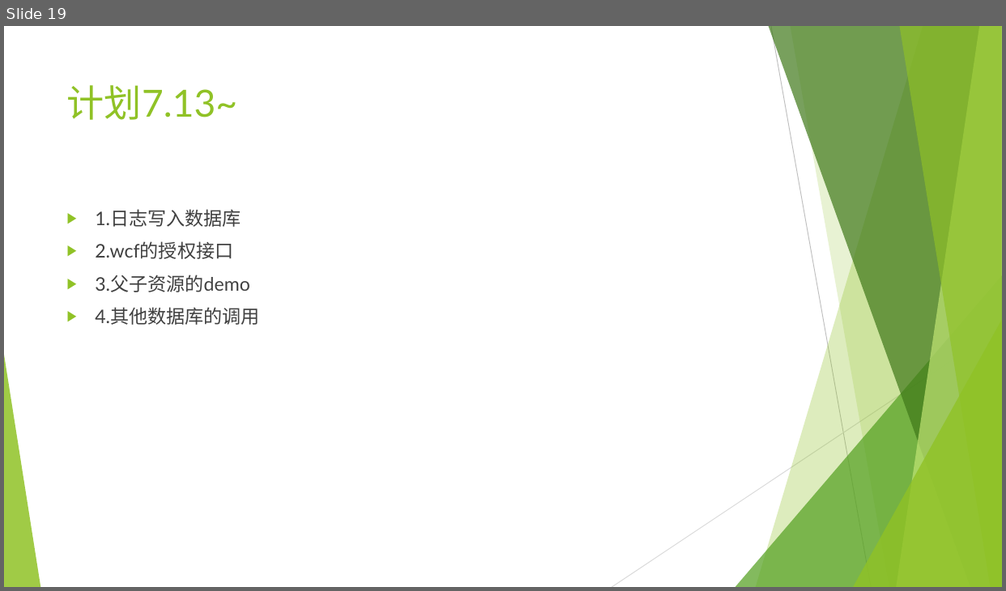
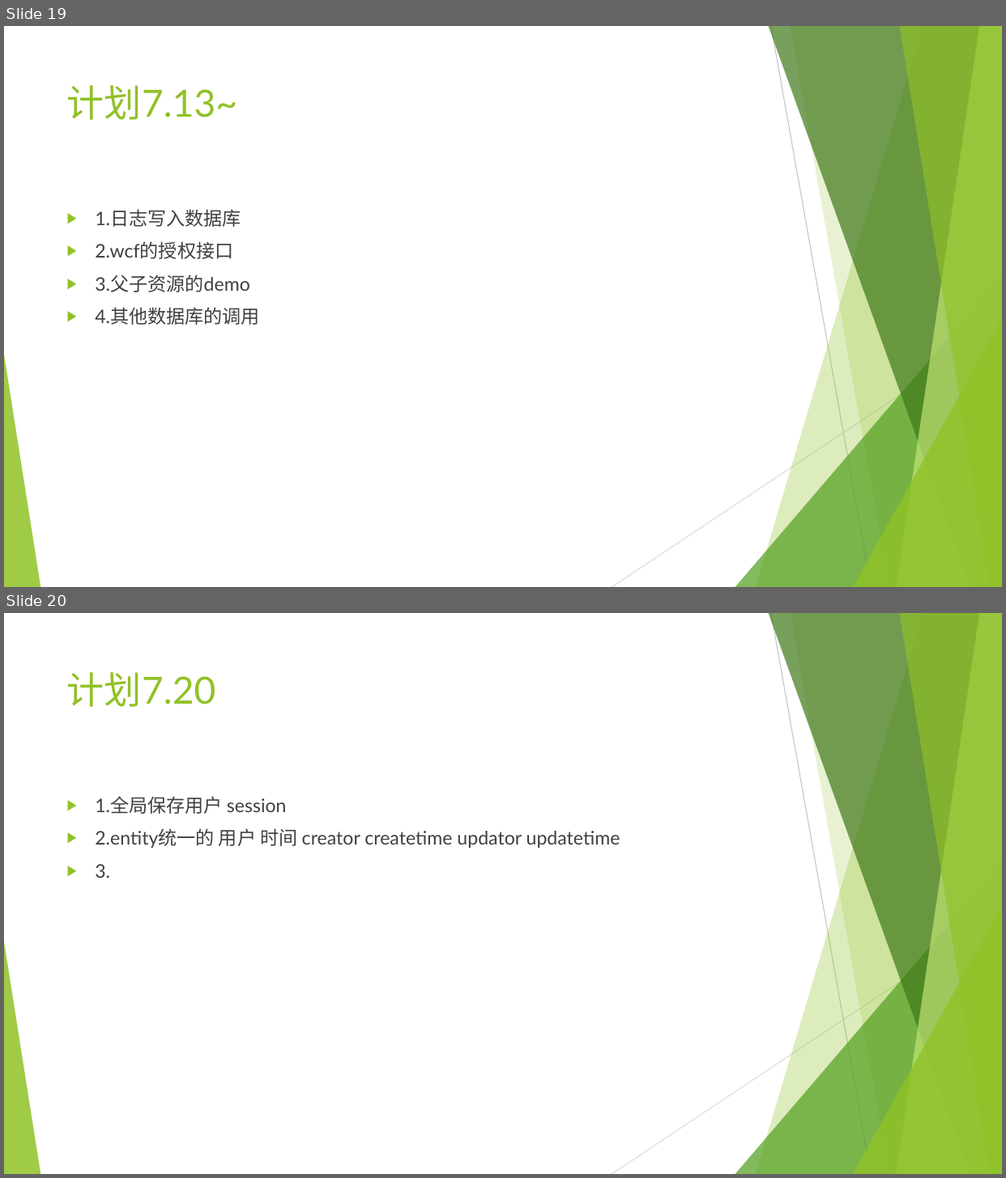
Before and after one commit to sun198986/Station, a slide deck: 后端设计.pptx. Shown one above the other, each under a label of ours: slide 19 before the commit, slides 19 and 20 after it. The pictures are 1006x591 and 1006x1178 pixels, drawn with LibreOffice and Linux fonts; fonts in the diff are those of the drawing. Boxes give left, top, right and bottom in pixels: in the first picture for what was removed or moved away, otherwise in the second. Text is boxed around its words. In the diff, an @@ line names an element or a change of style, - is before the commit and + after.

```diff
--- a/后端设计.pptx
+++ b/后端设计.pptx
@@ slide 20 added at [4, 613, 1002, 1174], background #FFFFFF; not listed: 10 template elements that a slide beside it also shows @@
@@ title added at [67, 672, 216, 707], 36 pt, text #90C226 @@
+计划7.20
@@ text added at [95, 796, 620, 878], 18 pt, text #404040 @@
+▶ 1.全局保存用户 session
+▶ 2.entity统一的 用户 时间 creator createtime updator updatetime
+▶ 3.
```
Also in this commit, not shown: 8 other files.
